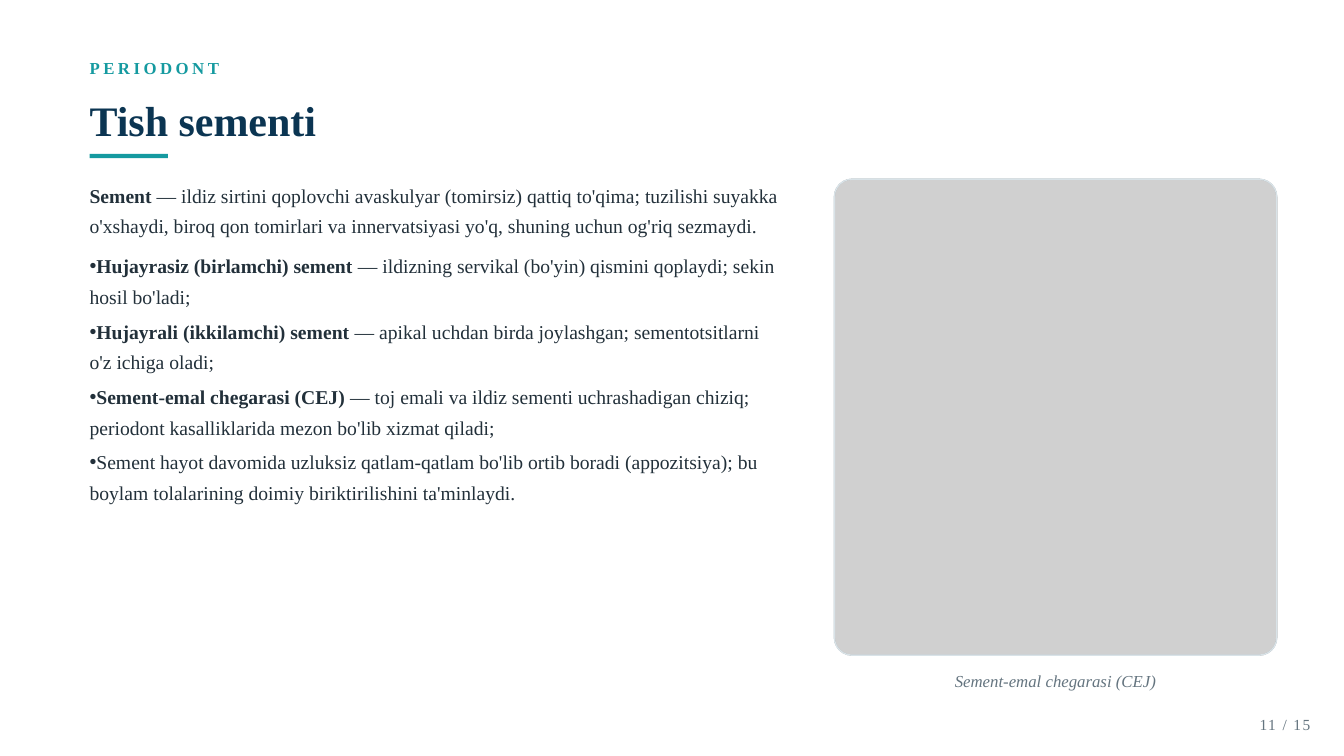
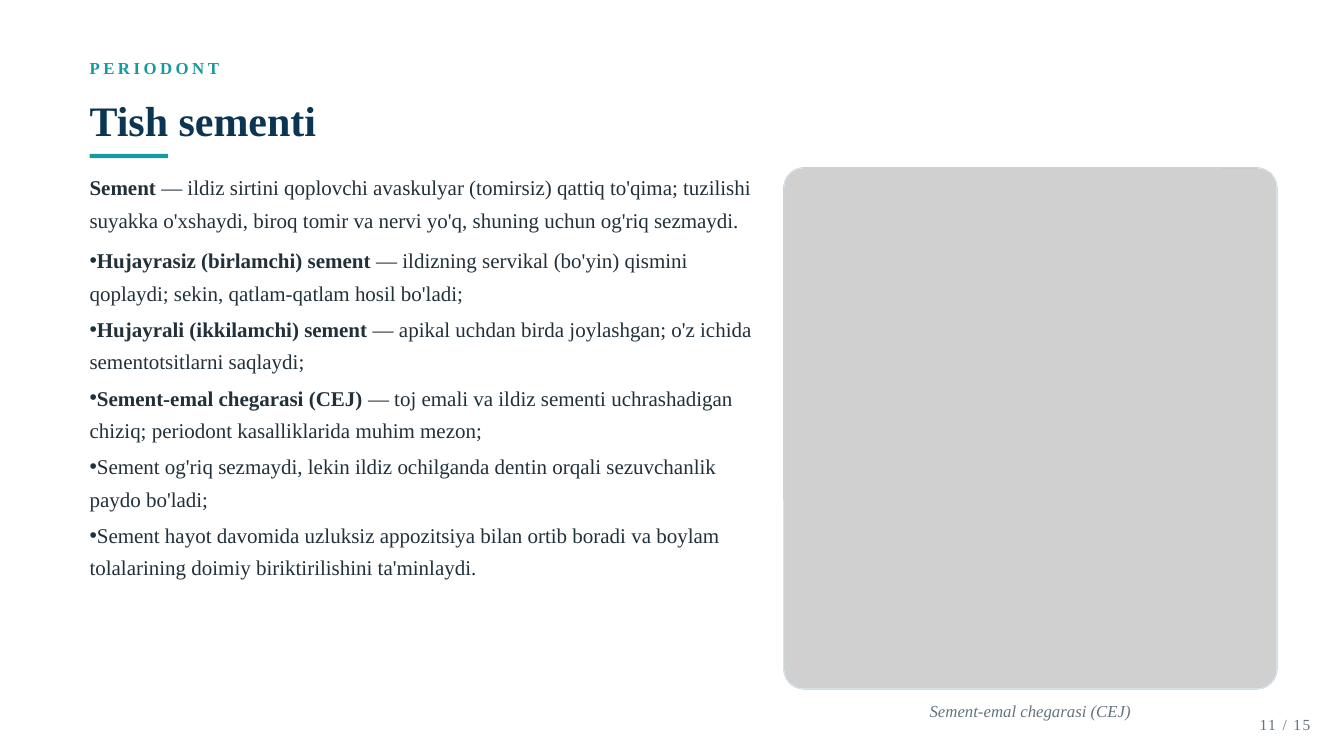
Before and after one commit to dasturland/taqdimot, a slide deck: slide 11 of Tish_tuzilishi.pptx. Drawn at 1344x756 pixels with LibreOffice and Linux fonts; fonts in the diff are those of the drawing; grey boxes stand for pictures. Boxes give left, top, right and bottom in pixels: in the first picture for what was removed or moved away, otherwise in the second. Text is boxed around its words. In the diff, an @@ line names an element or a change of style, - is before the commit and + after.

```diff
--- a/Tish_tuzilishi.pptx
+++ b/Tish_tuzilishi.pptx
@@ picture: place and size @@
-picture at box(835, 179, 1277, 655)
+picture at box(784, 168, 1277, 690)
@@ rounded rectangle: place and size @@
-rounded rectangle at box(835, 179, 1277, 655)
+rounded rectangle at box(784, 168, 1277, 690)
@@ text at box(90, 180, 751, 580): text changed; size 14 to 15 pt @@
-Sement — ildiz sirtini qoplovchi avaskulyar (tomirsiz) qattiq to'qima; tuzilishi suyakka o'xshaydi, biroq qon tomirlari va innervatsiyasi yo'q, shuning uchun og'riq sezmaydi.
-• Hujayrasiz (birlamchi) sement — ildizning servikal (bo'yin) qismini qoplaydi; sekin hosil bo'ladi;
-• Hujayrali (ikkilamchi) sement — apikal uchdan birda joylashgan; sementotsitlarni o'z ichiga oladi;
-• Sement-emal chegarasi (CEJ) — toj emali va ildiz sementi uchrashadigan chiziq; periodont kasalliklarida mezon bo'lib xizmat qiladi;
-• Sement hayot davomida uzluksiz qatlam-qatlam bo'lib ortib boradi (appozitsiya); bu boylam tolalarining doimiy biriktirilishini ta'minlaydi.
+Sement — ildiz sirtini qoplovchi avaskulyar (tomirsiz) qattiq to'qima; tuzilishi suyakka o'xshaydi, biroq tomir va nervi yo'q, shuning uchun og'riq sezmaydi.
+• Hujayrasiz (birlamchi) sement — ildizning servikal (bo'yin) qismini qoplaydi; sekin, qatlam-qatlam hosil bo'ladi;
+• Hujayrali (ikkilamchi) sement — apikal uchdan birda joylashgan; o'z ichida sementotsitlarni saqlaydi;
+• Sement-emal chegarasi (CEJ) — toj emali va ildiz sementi uchrashadigan chiziq; periodont kasalliklarida muhim mezon;
+• Sement og'riq sezmaydi, lekin ildiz ochilganda dentin orqali sezuvchanlik paydo bo'ladi;
+• Sement hayot davomida uzluksiz appozitsiya bilan ortib boradi va boylam tolalarining doimiy biriktirilishini ta'minlaydi.
@@ text "Sement-emal chegarasi (CEJ)": place and size @@
-text "Sement-emal chegarasi (CEJ)" at box(955, 675, 1156, 691)
+text "Sement-emal chegarasi (CEJ)" at box(930, 705, 1131, 721)
```
Also in this commit, not shown: 11 other slides changed.
